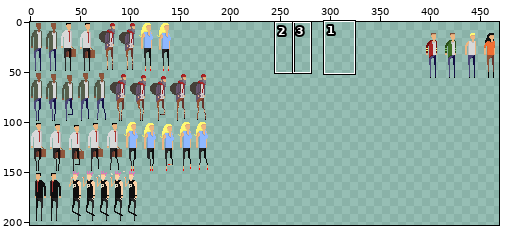
Sprite sheet, stored at Input Combos/Game/textures/characters_spritesheets.png. The picture above shows the old version from afar; the outline marks the close-up.
Close-up. Earlier state:
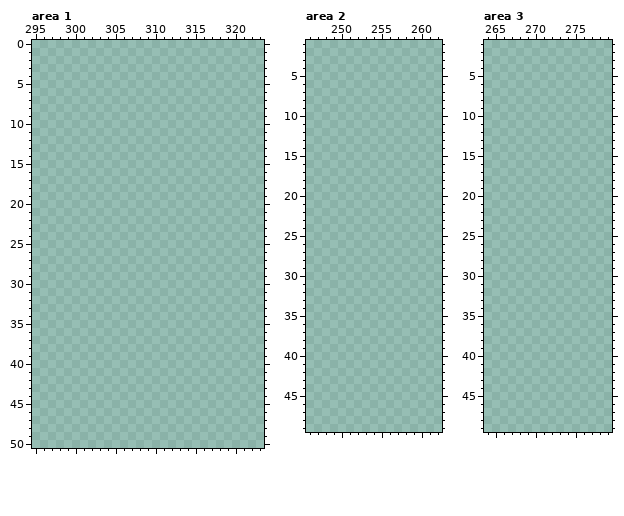
The file is 490x230 pixels. Colours within 5 levels of each other are drawn and written as one. Shown: area 1: x 295..323, y 0..50; area 2: x 246..262, y 1..49; area 3: x 264..279, y 1..49. The wide view leaves out empty margins. The commit also changed other parts of the picture, which this record leaves out.
New version:
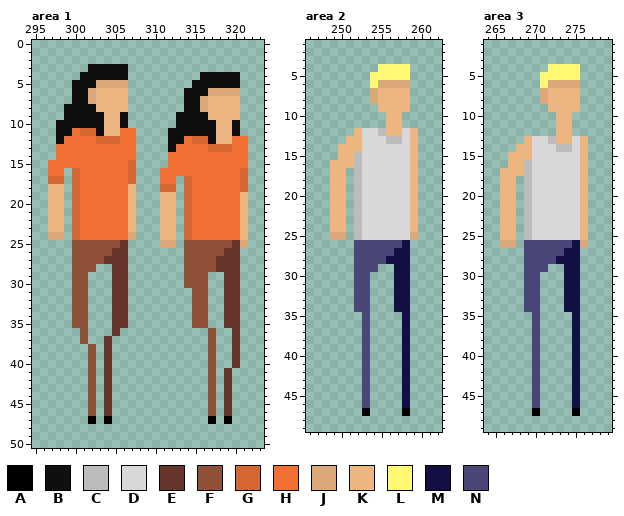
Palette (. is transparent): A #000000  B #0f0f0f  C #bcbcbc  D #d8d8d8  E #66352c  F #8f5135  G #d46734  H #f16f33  J #dba879  K #edb580  L #fff973  M #130f45  N #4a4778
The exact change:
Changed rows in their new state; - is an unchanged pixel.
Area 1:
first column x 297:
 3 -----BBBBB---------------
 4 ----BBBBBB---------BBBBB-
 5 ---BBBJJJJ--------BBBBBB-
 6 ---BBJKKKK-------BBBJJJJ-
 7 ---BBJKKKK-------BBJKKKK-
 8 --BBBBKKKK-------BBJKKKK-
 9 --BBBBBKKB------BBBBKKKK-
10 -BBBBBBKKB------BBBBBKKB-
11 -BBHGGBKKHH----BBBBBBKKB-
12 -BHHHHGGGHH----BBHGGBKKHH
13 -HHHHHHHHHH----BHHHHGGGHH
14 -HHHHHHHHHH----HHHHHHHHHH
15 HHHHHHHHHHG----HHHHHHHHHH
16 HH-GHHHHHHG---HHHHHHHHHHG
17 GG-GHHHHHHG---HH-GHHHHHHG
18 KK-GHHHHHHK---GG-GHHHHHHG
19 KK-GHHHHHHK---KK-GHHHHHHK
20 KK-GHHHHHHK---KK-GHHHHHHK
21 KK-GHHHHHHK---KK-GHHHHHHK
22 KK-GHHHHHHK---KK-GHHHHHHK
23 KK-GHHHHHHK---KK-GHHHHHHK
24 JJ-GHHHHHHJ---KK-GHHHHHHK
25 ---FFFFFFE----JJ-FFFFFFEJ
26 ---FFFFFEE-------FFFFFEE-
27 ---FFFFEEE-------FFFFEEE-
28 ---FFF--EE-------FFFFEEE-
29 ---FF---EE-------FFF--EE-
30 ---FF---EE-------FFF--EE-
31 ---FF---EE--------FF--EE-
32 ---FF---EE--------FF--EE-
33 ---FF---EE--------FF--EE-
34 ---FF---EE--------FF--EE-
35 ---FF---EE--------FF--EE-
36 ----F---E-----------F--E-
37 ----F--E------------F--E-
38 -----F-E------------F--E-
39 -----F-E------------F--E-
40 -----F-E------------F--E-
41 -----F-E------------F-E--
42 -----F-E------------F-E--
43 -----F-E------------F-E--
44 -----F-E------------F-E--
45 -----F-E------------F-E--
46 -----F-E------------F-E--
47 -----A-A------------A-A--
Area 2:
first column x 249:
 4 ------LLLL-
 5 -----LLLLL-
 6 -----LJJJJ-
 7 -----JKKKK-
 8 -----JKKKK-
 9 ------KKKK-
10 -------KK--
11 -------KK--
12 ---KDDCKKDK
13 --KKDDDCCDK
14 -KKKDDDDDDK
15 -KKCDDDDDDK
16 KKKCDDDDDDK
17 KK-CDDDDDDK
18 KK-CDDDDDDK
19 KK-CDDDDDDK
20 KK-CDDDDDDK
21 KK-CDDDDDDK
22 KK-CDDDDDDK
23 KK-CDDDDDDK
24 KK-CDDDDDDK
25 JJ-CDDDDDDJ
26 ---NNNNNNM-
27 ---NNNNNMM-
28 ---NNNNMMM-
29 ---NNN--MM-
30 ---NN---MM-
31 ---NN---MM-
32 ---NN---MM-
33 ---NN---MM-
34 ---NN---MM-
35 ----N----M-
36 ----N----M-
37 ----N----M-
38 ----N----M-
39 ----N----M-
40 ----N----M-
41 ----N----M-
42 ----N----M-
43 ----N----M-
44 ----N----M-
45 ----N----M-
46 ----N----M-
47 ----A----A-
Area 3:
first column x 266:
 4 ------LLLL-
 5 -----LLLLL-
 6 -----LJJJJ-
 7 -----JKKKK-
 8 -----JKKKK-
 9 ------KKKK-
10 -------KK--
11 -------KK--
12 -------KK--
13 ---KDDCKKDK
14 --KKDDDCCDK
15 -KKKDDDDDDK
16 -KKCDDDDDDK
17 KKKCDDDDDDK
18 KK-CDDDDDDK
19 KK-CDDDDDDK
20 KK-CDDDDDDK
21 KK-CDDDDDDK
22 KK-CDDDDDDK
23 KK-CDDDDDDK
24 KK-CDDDDDDK
25 KK-CDDDDDDK
26 JJ-NNNNNNMJ
27 ---NNNNNMM-
28 ---NNNNMMM-
29 ---NNN--MM-
30 ---NN---MM-
31 ---NN---MM-
32 ---NN---MM-
33 ---NN---MM-
34 ---NN---MM-
35 ----N----M-
36 ----N----M-
37 ----N----M-
38 ----N----M-
39 ----N----M-
40 ----N----M-
41 ----N----M-
42 ----N----M-
43 ----N----M-
44 ----N----M-
45 ----N----M-
46 ----N----M-
47 ----A----A-
Changed places in both close-ups, as pixel boxes (x1, y1, x2, y2):
added: (48, 64, 248, 424)
added: (330, 64, 418, 416)
added: (500, 64, 588, 416)
